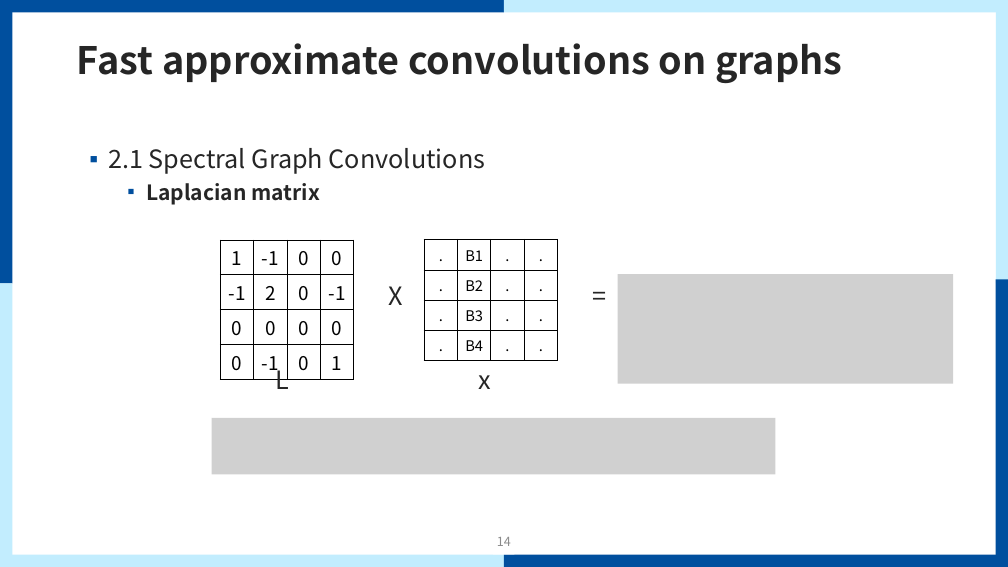
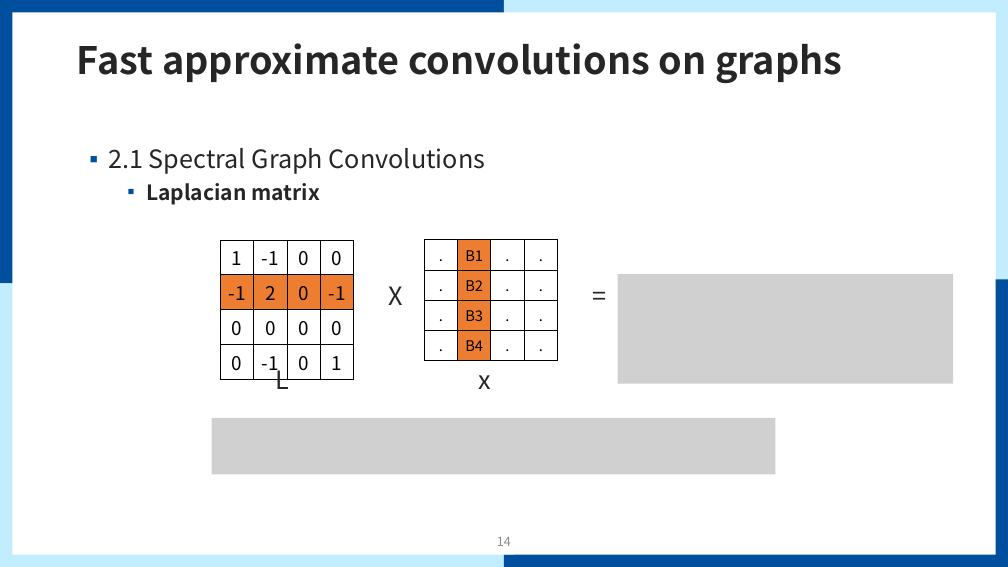
Before and after one commit to mmvv11/GraduateStudies, a slide deck: slide 14 of papers/review/GCN Review.pptx. Drawn at 1008x567 pixels with LibreOffice and Linux fonts; fonts in the diff are those of the drawing; grey boxes stand for pictures; background and template pictures are left out. Boxes give left, top, right and bottom in pixels: in the first picture for what was removed or moved away, otherwise in the second. Text is boxed around its words. In the diff, an @@ line names an element or a change of style, - is before the commit and + after.

```diff
--- a/papers/review/GCN Review.pptx
+++ b/papers/review/GCN Review.pptx
@@ table at [221,240,354,380] @@
@@ fill none to #ED7D31 in row 2 @@
@@ table at [424,240,557,361] @@
@@ fill none to #ED7D31 in 4 cells @@
```
Also in this commit, not shown: 11 slides added.
